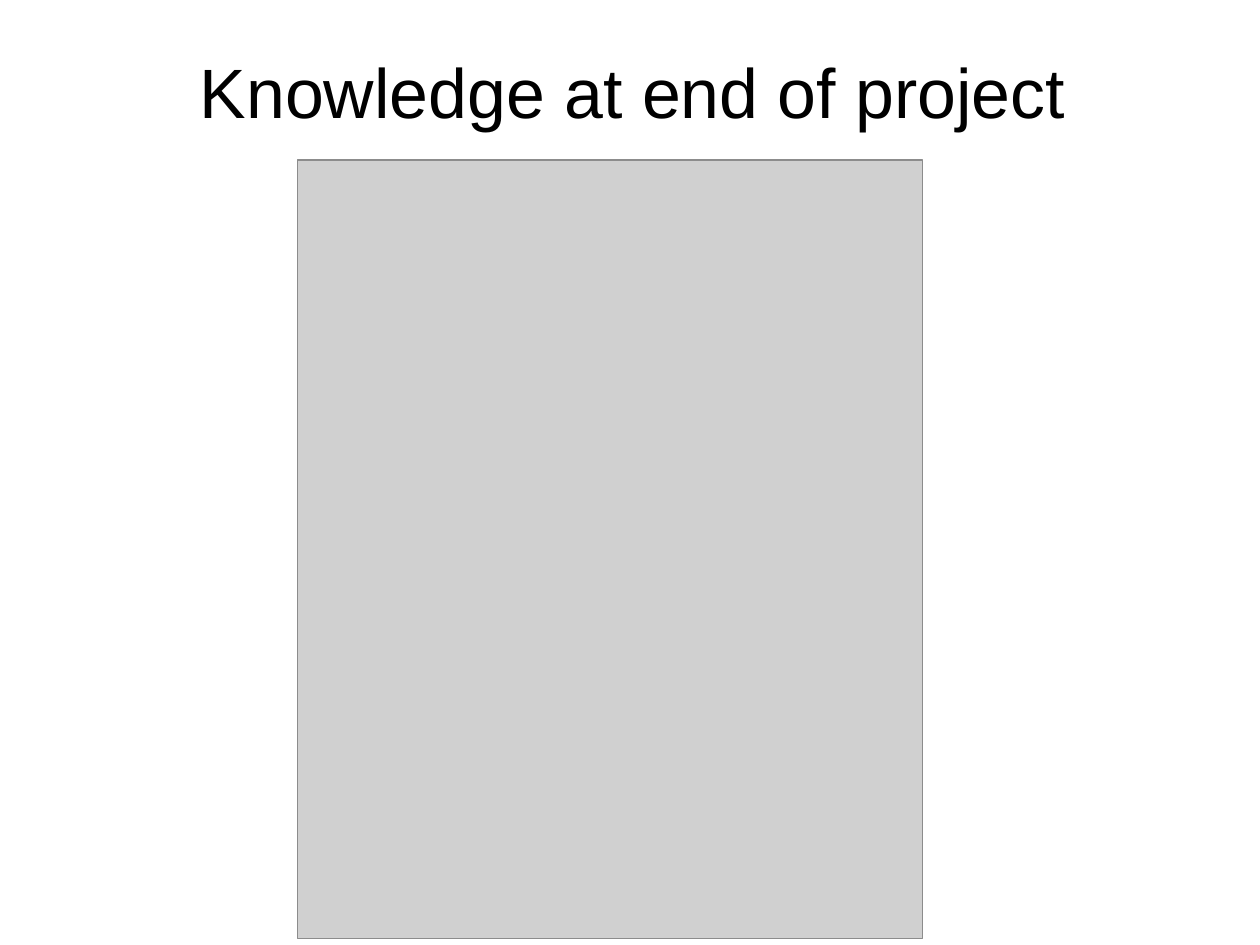
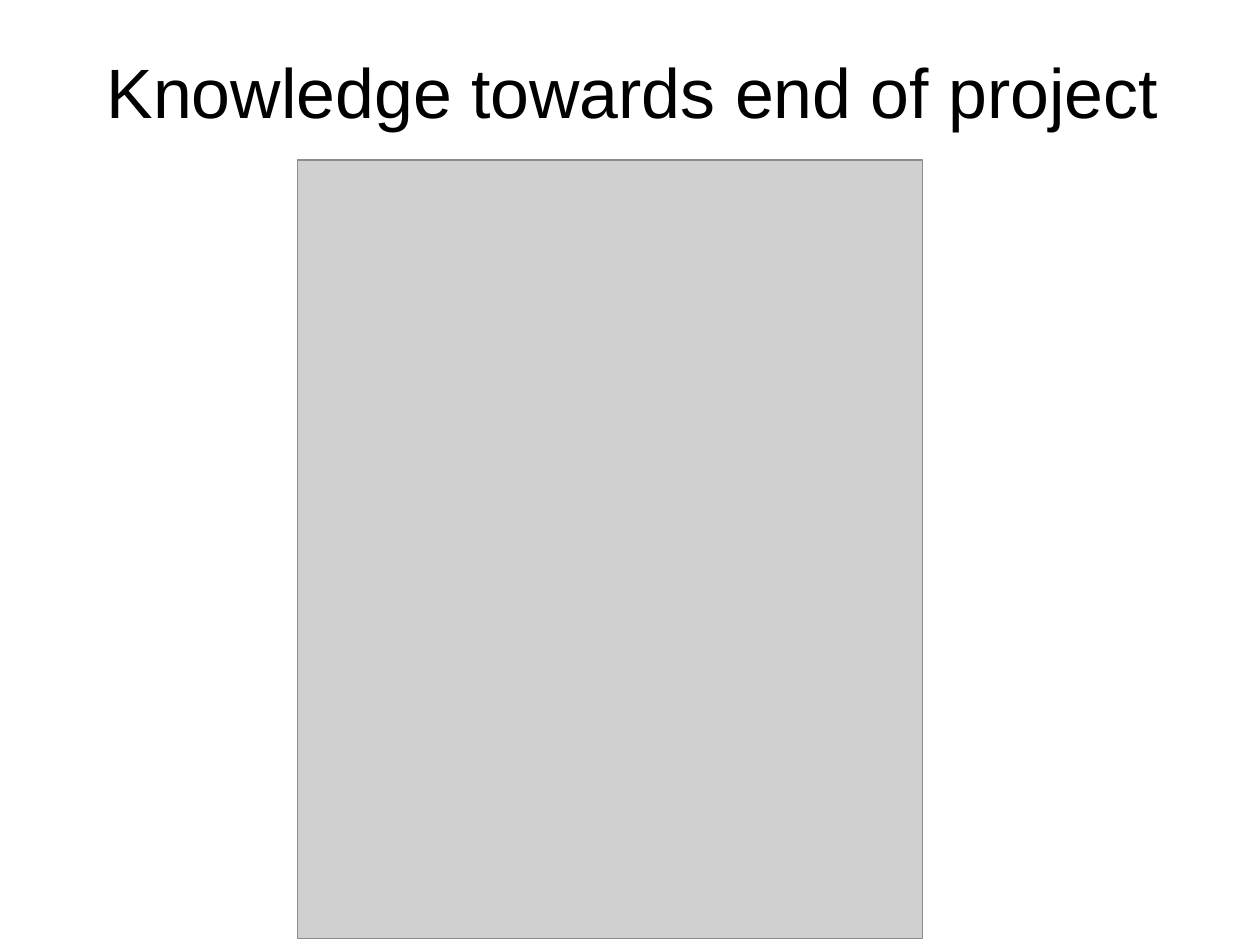
Before and after one commit to shuttle1987/CompCon2016, a slide deck: slide 14 of Slides.odp (slide 13 before the commit). Drawn at 1260x945 pixels with LibreOffice and Linux fonts; fonts in the diff are those of the drawing; grey boxes stand for pictures. Boxes give left, top, right and bottom in pixels: in the first picture for what was removed or moved away, otherwise in the second. Text is boxed around its words. In the diff, an @@ line names an element or a change of style, - is before the commit and + after.

```diff
--- a/Slides.odp
+++ b/Slides.odp
@@ title at box(107, 67, 1158, 131): text changed @@
-Knowledge at end of project
+Knowledge towards end of project
```
Also in this commit, not shown: 10 other slides changed, 5 slides added, 3 slides removed.
